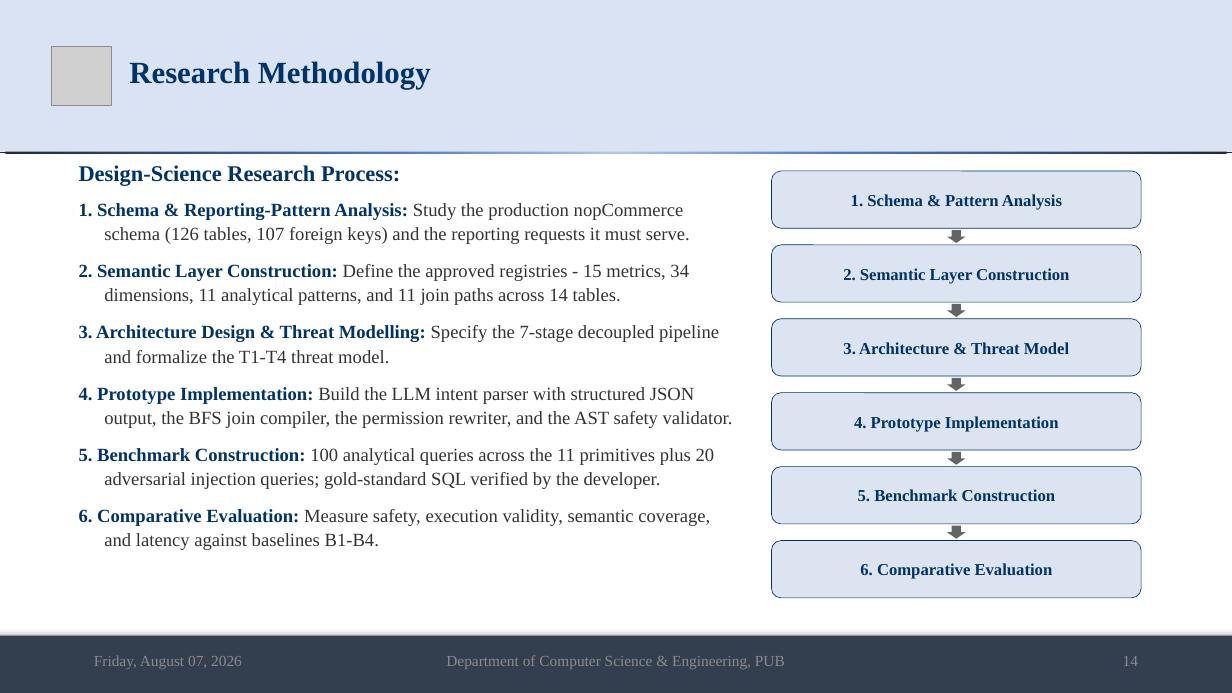
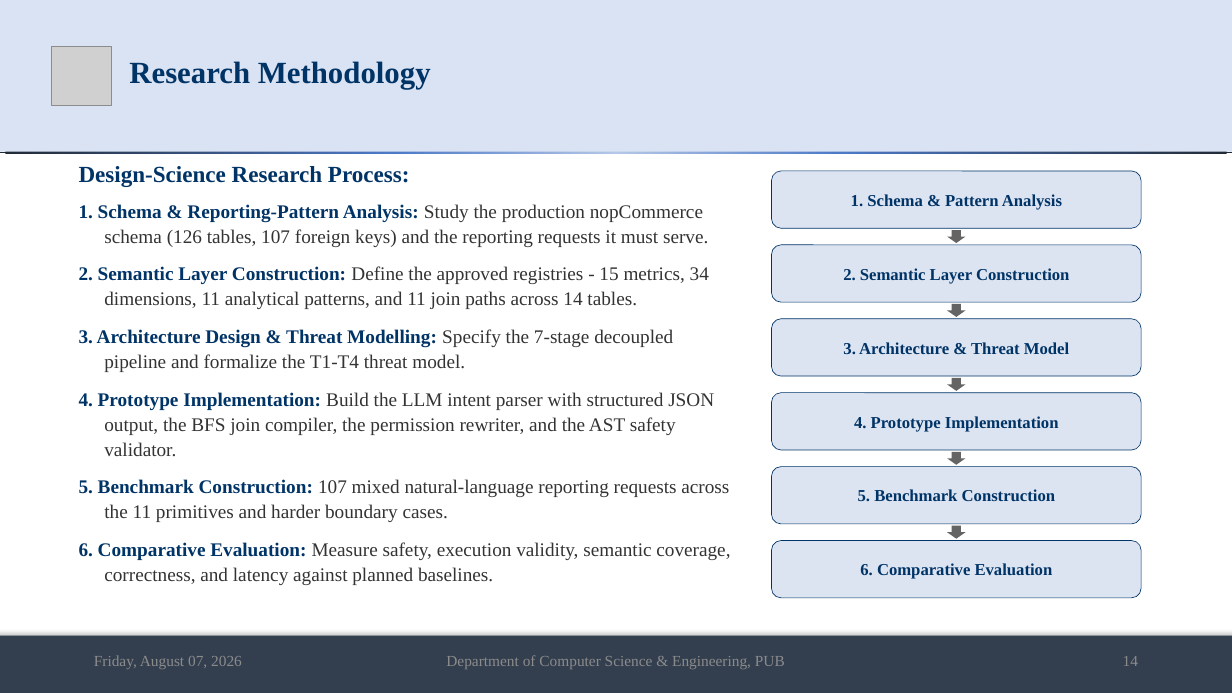
Before and after one commit to md-riaz/AEGIS-Research, a slide deck: slide 14 of docs/scripts/Md_Riaz_Mid_Defense_Final_0322310105101024.pptx. Drawn at 1232x693 pixels with LibreOffice and Linux fonts; fonts in the diff are those of the drawing; grey boxes stand for pictures. Boxes give left, top, right and bottom in pixels: in the first picture for what was removed or moved away, otherwise in the second. Text is boxed around its words. In the diff, an @@ line names an element or a change of style, - is before the commit and + after.

Commit message:
Refresh thesis benchmark evidence and presentation

```diff
--- a/docs/scripts/Md_Riaz_Mid_Defense_Final_0322310105101024.pptx
+++ b/docs/scripts/Md_Riaz_Mid_Defense_Final_0322310105101024.pptx
@@ text at (x1=79, y1=166, x2=714, y2=456): size 17.5 to 18 pt in "Design-Science Research Process:"; size 14.5 to 15 pt in "1. Schema & Reporting-Pattern Analysis: Study the ...", "2. Semantic Layer Construction: Define the approved ...", "3. Architecture Design & Threat Modelling: Specify ...", "4. Prototype Implementation: Build the LLM intent ..." @@
@@ text at (x1=79, y1=479, x2=730, y2=585): text changed; size 14.5 to 15 pt @@
-5. Benchmark Construction: 100 analytical queries across the 11 primitives plus 20 adversarial injection queries; gold-standard SQL verified by the developer.
-6. Comparative Evaluation: Measure safety, execution validity, semantic coverage, and latency against baselines B1-B4.
+5. Benchmark Construction: 107 mixed natural-language reporting requests across the 11 primitives and harder boundary cases.
+6. Comparative Evaluation: Measure safety, execution validity, semantic coverage, correctness, and latency against planned baselines.
```
Also in this commit, not shown: 11 other slides changed, 1 slide added, 33 other files.
